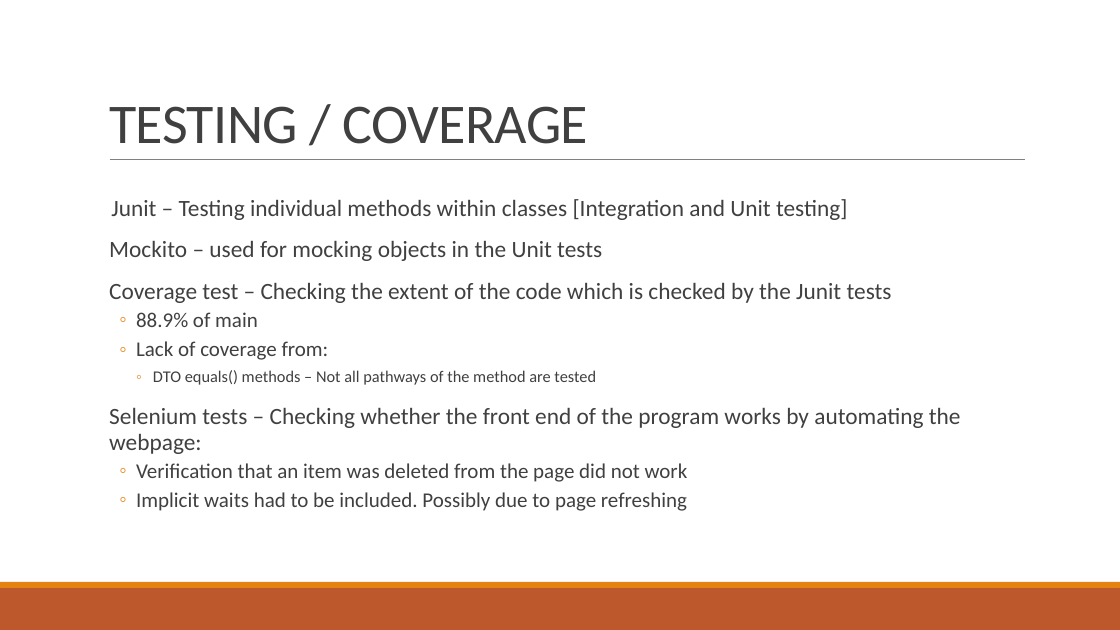
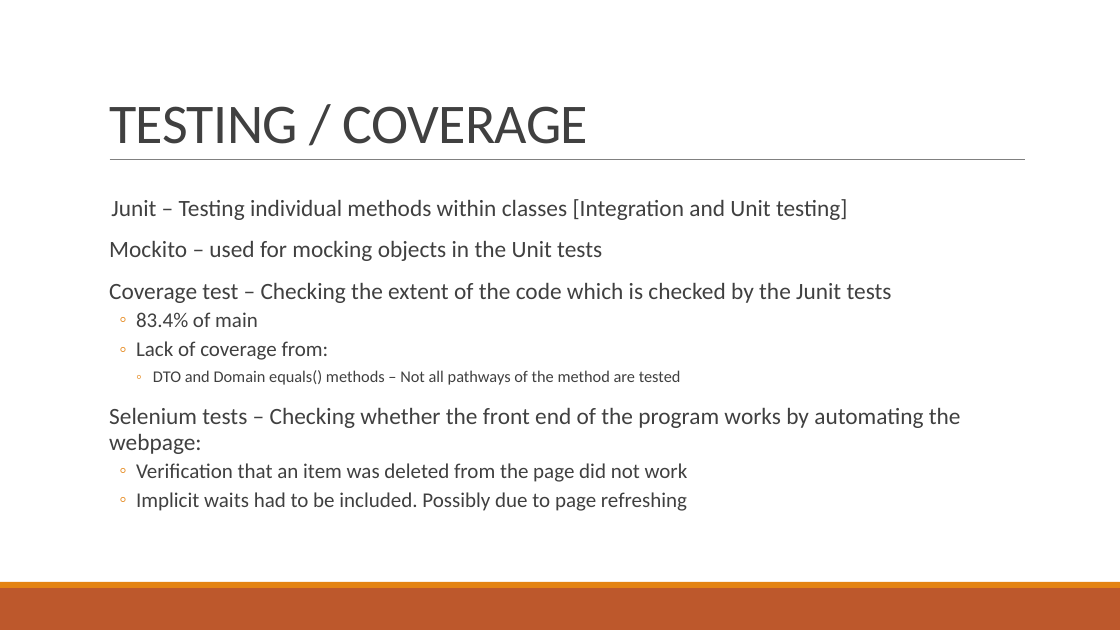
Before and after one commit to Tay-Dz/TDL_Project, a slide deck: slide 7 of Project documentation/TDL presentation.pptx. Drawn at 1120x630 pixels with LibreOffice and Linux fonts; fonts in the diff are those of the drawing. Boxes give left, top, right and bottom in pixels: in the first picture for what was removed or moved away, otherwise in the second. Text is boxed around its words. In the diff, an @@ line names an element or a change of style, - is before the commit and + after.

Commit message:
updated presentation

```diff
--- a/Project documentation/TDL presentation.pptx
+++ b/Project documentation/TDL presentation.pptx
@@ text at (x1=136, y1=312, x2=258, y2=327): text changed @@
-  ◦ 88.9% of main
+  ◦ 83.4% of main
@@ text at (x1=153, y1=370, x2=681, y2=385): text changed @@
-    ◦ DTO equals() methods – Not all pathways of the method are tested
+    ◦ DTO and Domain equals() methods – Not all pathways of the method are tested
```
Also in this commit, not shown: 1 other file.
